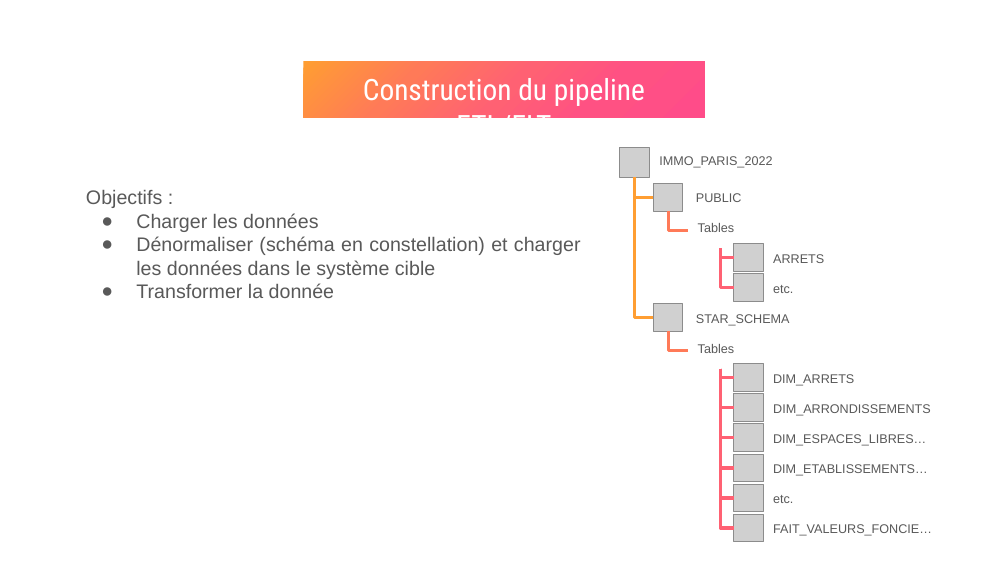
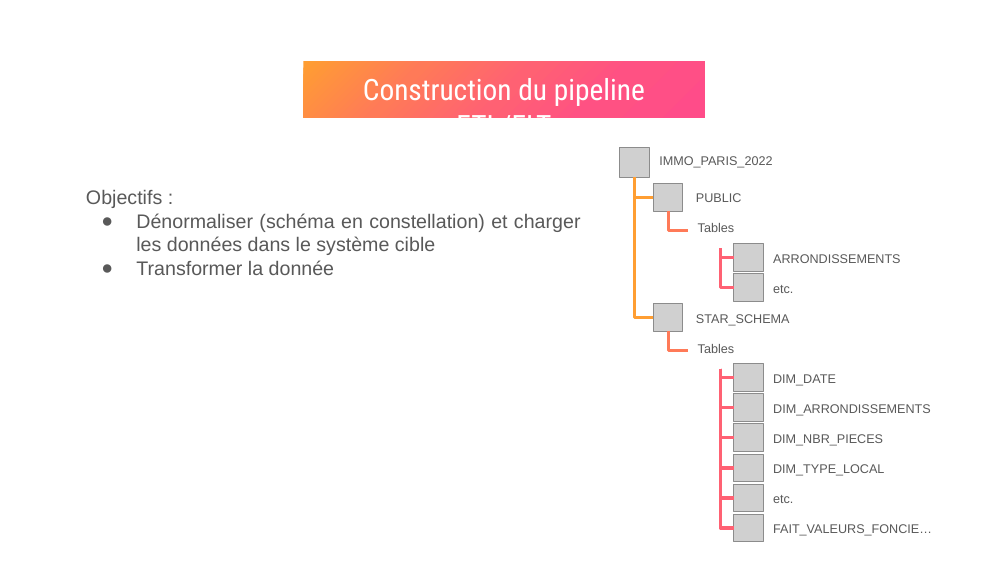
Before and after one commit to melanie-donne/Analyse_immobilier_paris, a slide deck: slide 15 of rapports/Soutenance Mélanie Donne - JEMS - Datascientest.pptx. Drawn at 1008x567 pixels with LibreOffice and Linux fonts; fonts in the diff are those of the drawing; grey boxes stand for pictures. Boxes give left, top, right and bottom in pixels: in the first picture for what was removed or moved away, otherwise in the second. Text is boxed around its words. In the diff, an @@ line names an element or a change of style, - is before the commit and + after.

```diff
--- a/rapports/Soutenance Mélanie Donne - JEMS - Datascientest.pptx
+++ b/rapports/Soutenance Mélanie Donne - JEMS - Datascientest.pptx
@@ text at (136,213,318,232): paragraph removed @@
-● Charger les données
@@ text removed at (773,254,824,263) @@
-ARRETS
@@ text added at (773,254,900,263), 9 pt, text #595959 @@
+ARRONDISSEMENTS
@@ text at (773,374,836,386): text changed @@
-DIM_ARRETS
+DIM_DATE
@@ text at (773,434,883,446): text changed @@
-DIM_ESPACES_LIBRES…
+DIM_NBR_PIECES
@@ text at (773,464,884,476): text changed @@
-DIM_ETABLISSEMENTS…
+DIM_TYPE_LOCAL
```
Also in this commit, not shown: 9 other slides changed, 1 slide removed, 2 other files.
